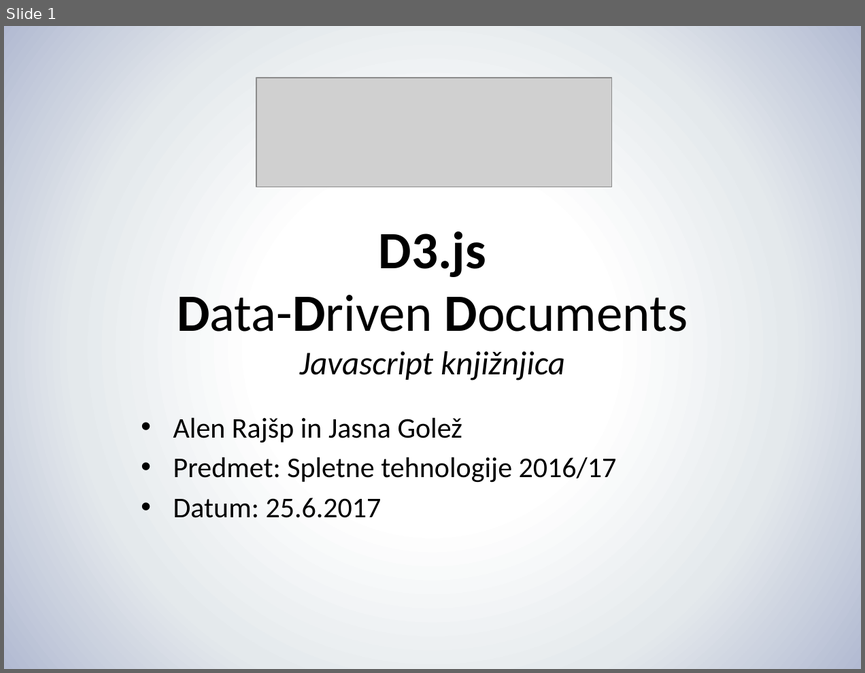
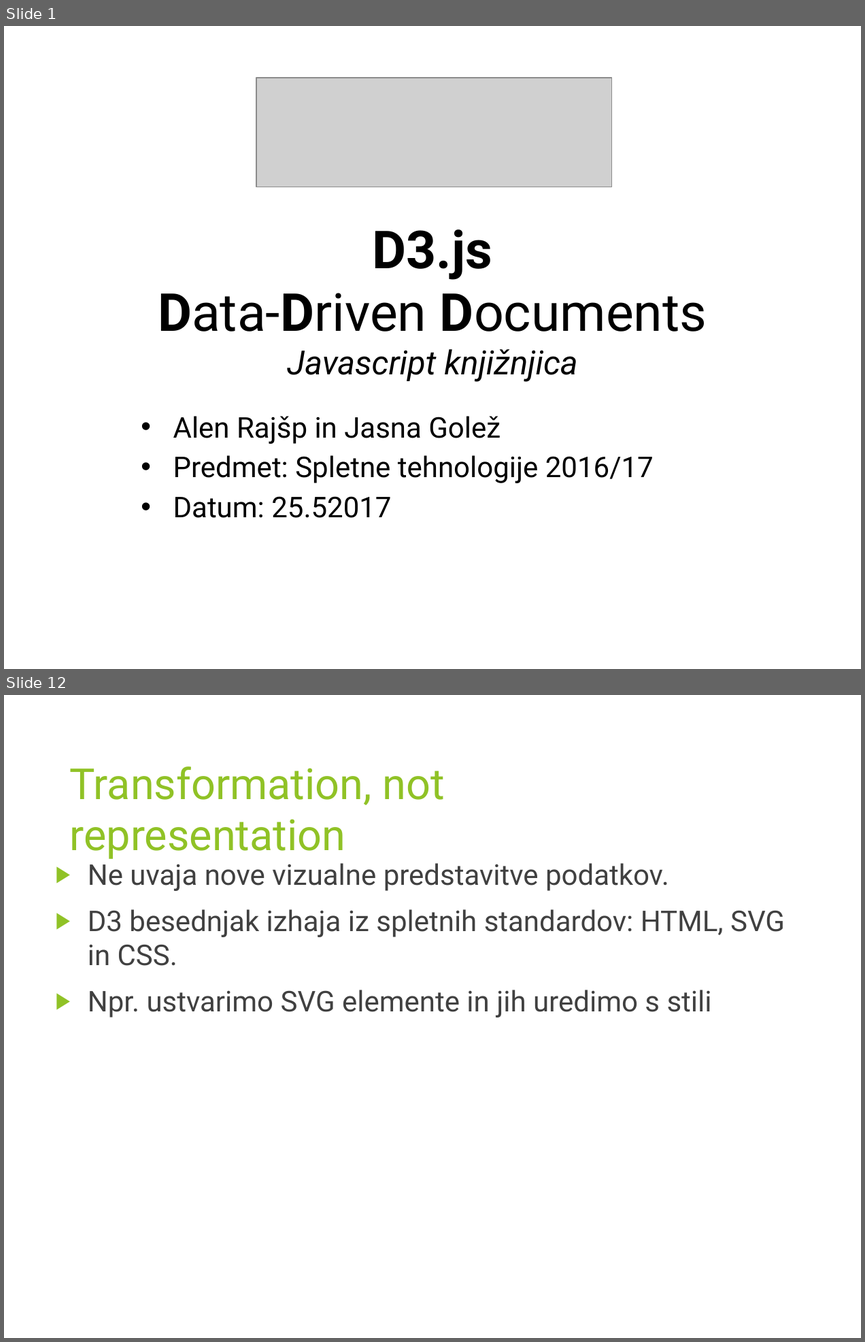
Before and after one commit to jasna19/GremoVun, a slide deck: D3/D3 Presentation/D3_Rajšp_Golež.pptx. Shown one above the other, each under a label of ours: slide 1 before the commit, slides 1 and 12 after it; the slides between them are not shown. The pictures are 865x673 and 865x1342 pixels, drawn with LibreOffice and Linux fonts; fonts in the diff are those of the drawing; grey boxes stand for pictures. Boxes give left, top, right and bottom in pixels: in the first picture for what was removed or moved away, otherwise in the second. Text is boxed around its words. In the diff, an @@ line names an element or a change of style, - is before the commit and + after.

```diff
--- a/D3/D3 Presentation/D3_Rajšp_Golež.pptx
+++ b/D3/D3 Presentation/D3_Rajšp_Golež.pptx
@@ slide 12 added at <box>4,695,861,1338</box>, background #FFFFFF @@
@@ title added at <box>70,766,444,859</box>, 36 pt, text #90C226 @@
+Transformation, not representation
@@ text added at <box>88,858,785,1017</box>, 24 pt, text #404040 @@
+▶ Ne uvaja nove vizualne predstavitve podatkov.
+▶ D3 besednjak izhaja iz spletnih standardov: HTML, SVG in CSS.
+▶ Npr. ustvarimo SVG elemente in jih uredimo s stili
@@ slide 1 changed as well @@
@@ background gradient #FFFFFF to #E4E9EC to #B2BAD2 to #FFFFFF @@
@@ text "D3.js" at <box>158,229,706,382</box>: font Calibri to Roboto @@
@@ text at <box>173,416,653,483</box>: font Calibri to Roboto in "Alen Rajšp in Jasna Golež", "Predmet: Spletne tehnologije 2016/17" @@
@@ text at <box>173,496,391,518</box>: text changed; font Calibri to Roboto @@
-• Datum: 25.6.2017
+• Datum: 25.52017
```
Also in this commit, not shown: 6 other slides changed, 8 other slides added, 5 slides removed.
